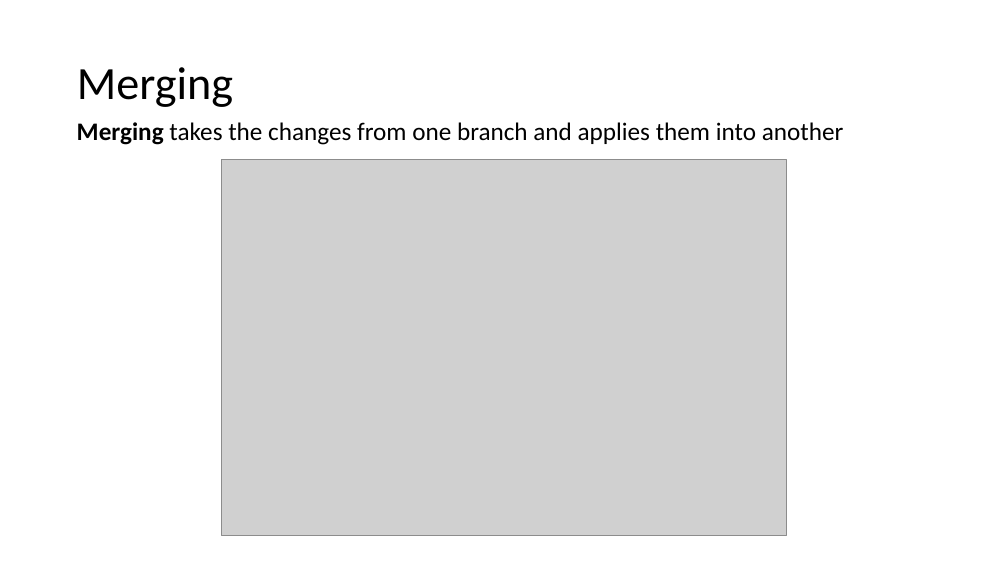
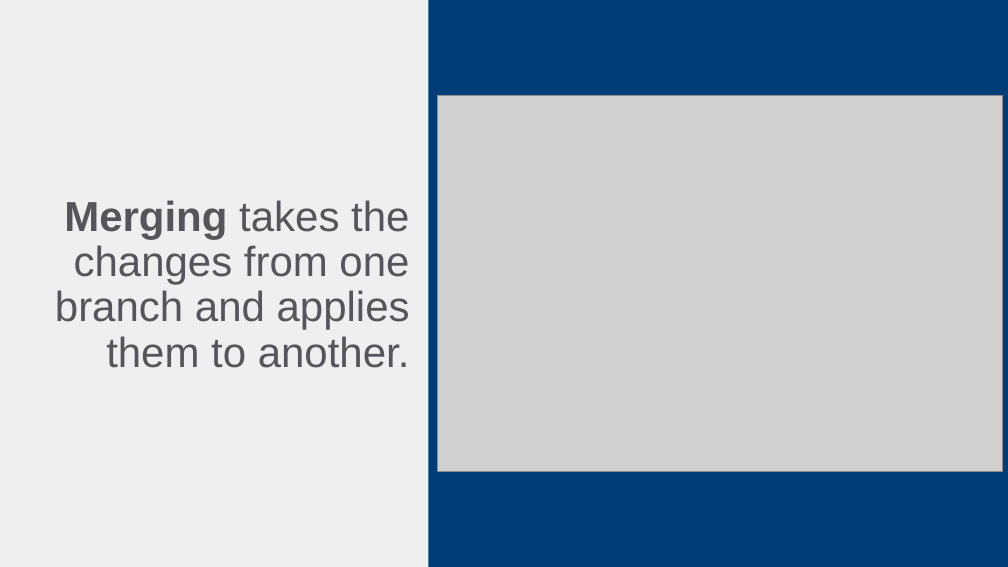
Before and after one commit to hytechclub/cs-102, a slide deck: slide 3 of Git/PushingAndPulling/GitHubCollaboration.pptx. Drawn at 1008x567 pixels with LibreOffice and Linux fonts; fonts in the diff are those of the drawing; grey boxes stand for pictures. Boxes give left, top, right and bottom in pixels: in the first picture for what was removed or moved away, otherwise in the second. Text is boxed around its words. In the diff, an @@ line names an element or a change of style, - is before the commit and + after.

```diff
--- a/Git/PushingAndPulling/GitHubCollaboration.pptx
+++ b/Git/PushingAndPulling/GitHubCollaboration.pptx
@@ background #FFFFFF to #003C78 @@
@@ rectangle added at bbox=[0, 0, 429, 567], fill #EFEFF0 @@
@@ title removed at bbox=[77, 67, 233, 107] @@
-Merging
@@ picture: place and size @@
-picture at bbox=[222, 160, 786, 536]
+picture at bbox=[438, 95, 1003, 472]
@@ title "Merging takes the changes from ..." at bbox=[55, 200, 410, 368]: vertical alignment top to middle @@
@@ title at bbox=[55, 200, 410, 368]: text changed; size 24 to 40 pt; font Calibri to Arial; text colour #000000 to #56565A @@
-Merging takes the changes from one branch and applies them into another
+Merging takes the changes from one branch and applies them to another.
```
Also in this commit, not shown: 5 other slides changed, 1 slide added, 1 slide removed, 1 other file.
